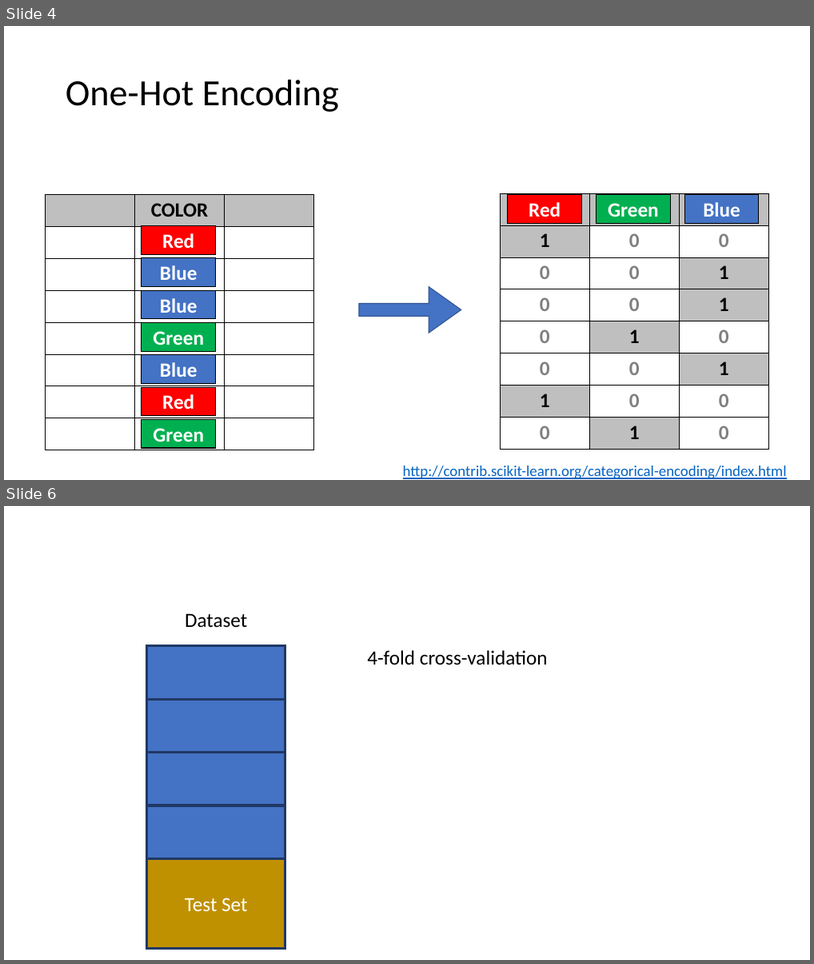
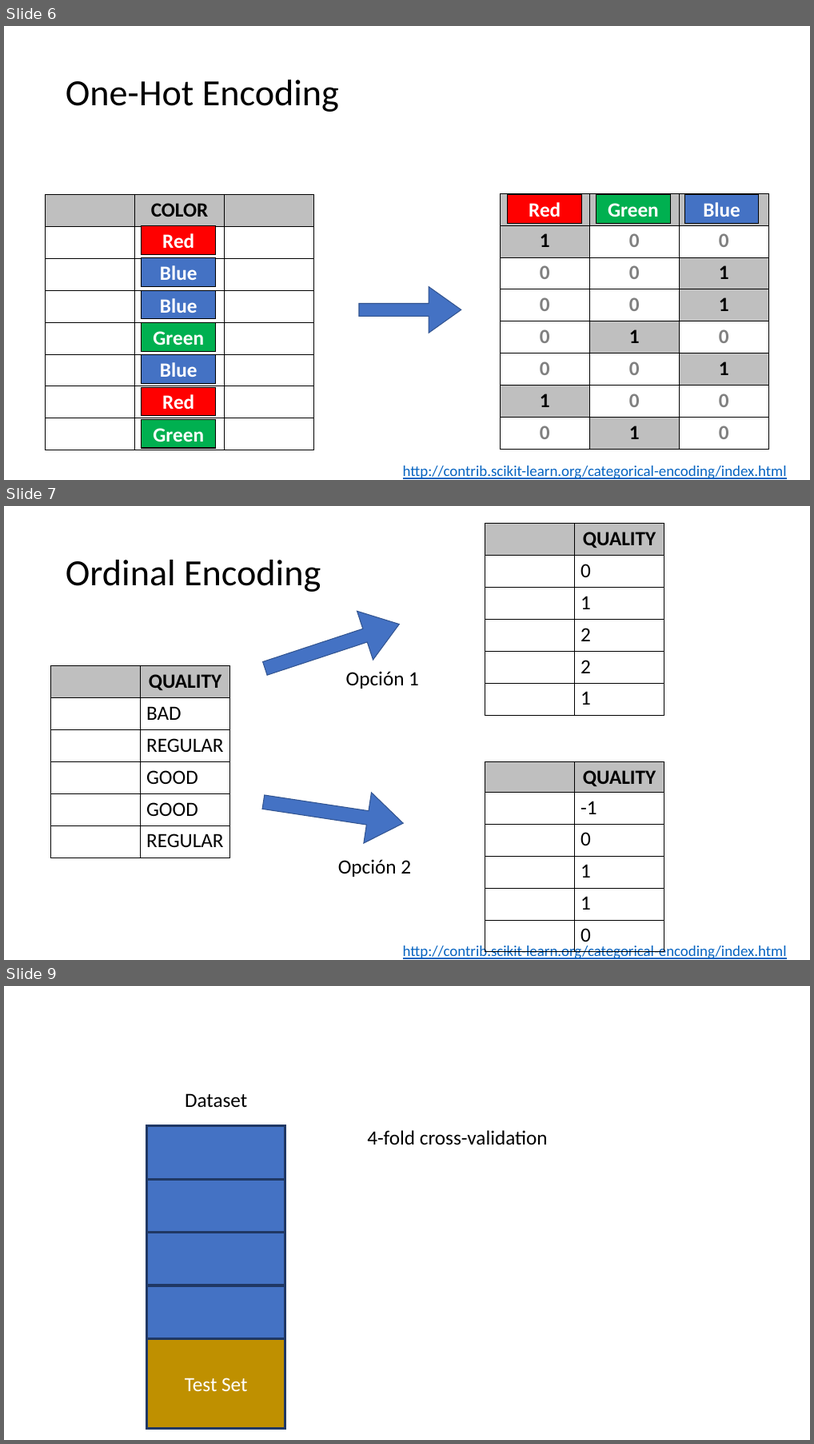
Before and after one commit to mathphysmx/teaching-ml, a slide deck: slides/03_ML_MLprojectExample.pptx. Shown one above the other, each under a label of ours: slides 4 and 6 before the commit, slides 6, 7 and 9 after it; the slides between them are not shown. The pictures are 814x964 and 814x1444 pixels, drawn with LibreOffice and Linux fonts; fonts in the diff are those of the drawing; grey boxes stand for pictures. Boxes give left, top, right and bottom in pixels: in the first picture for what was removed or moved away, otherwise in the second. Text is boxed around its words. In the diff, an @@ line names an element or a change of style, - is before the commit and + after.

```diff
--- a/slides/03_ML_MLprojectExample.pptx
+++ b/slides/03_ML_MLprojectExample.pptx
@@ slide 7 added at box(4, 506, 810, 960), background #FFFFFF @@
@@ table added at box(486, 524, 665, 716), 6 rows, 2 columns @@
+ | QUALITY
+ | 0
+ | 1
+ | 2
+ | 2
+ | 1
@@ title added at box(66, 560, 321, 592), 44 pt, text #000000 @@
+Ordinal Encoding
@@ right arrow added at box(258, 600, 408, 692), fill #4472C4, outline #325491 1 pt @@
@@ table added at box(50, 666, 230, 857), 6 rows, 2 columns @@
+ | QUALITY
+ | BAD
+ | REGULAR
+ | GOOD
+ | GOOD
+ | REGULAR
@@ text added at box(346, 671, 419, 688), 24 pt, text #000000 @@
+Opción 1
@@ table added at box(486, 762, 665, 952), 6 rows, 2 columns @@
+ | QUALITY
+ | -1
+ | 0
+ | 1
+ | 1
+ | 0
@@ right arrow added at box(260, 776, 407, 848), fill #4472C4, outline #325491 1 pt @@
@@ text added at box(338, 859, 411, 876), 24 pt, text #000000 @@
+Opción 2
@@ text added at box(403, 944, 787, 959), 18 pt, text #0563C1, underline @@
+http://contrib.scikit-learn.org/categorical-encoding/index.html
@@ what was slide 4 is now slide 6 @@
@@ what was slide 6 is now slide 9 @@
```
Also in this commit, not shown: 1 slide changed, 2 other slides added, 12 other files.
